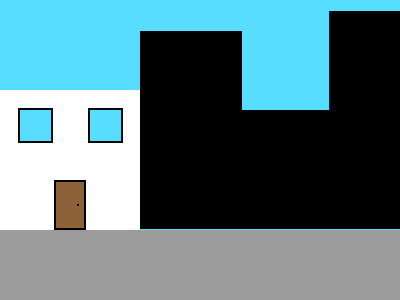
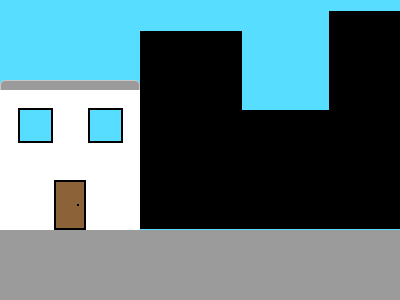
Two versions of the same layered image (400 x 300). Layer-by-layer changes:
added layer "Rounded Rectangle 1" in group "house1" over [0, 80, 140, 90]
